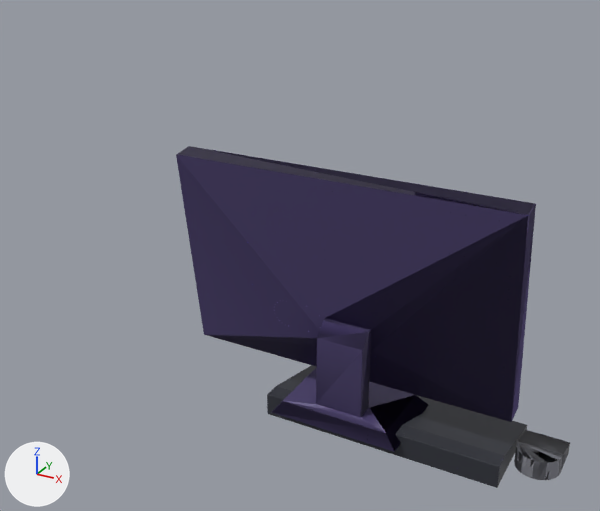
An edit to the glTF model unity/Assets/Art/Cc0/compute-kit/compute-monitor-set/compute-monitor-set.glb, drawn before and after from the same camera.
Both versions are drawn from a 50 mm lens placed at (1.58, -8.06, 5.81), pointed at (-2.5, -0.62, 2.1). Lighting does not change. The marker at lower left points along +X, +Y and +Z. The picture after the commit comes second. Vertices at exactly the same position are counted once.

In view in the first picture: 'mesh_compute-monitor-set'.
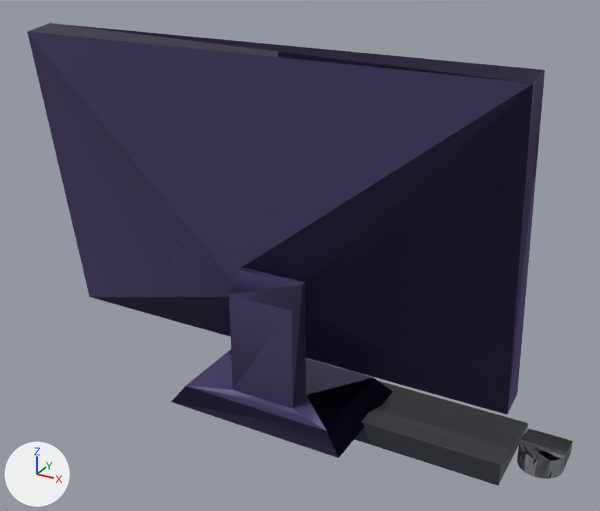
Scene script edits in JSON lines:
```json
{"block": "me_computerscreen", "where": "# used by ob_mesh_compute_monitor_set; location = (0.0, 0.0, 0.0)"}
{"op": "remove", "block": "me_computerscreen", "code": "me_computerscreen.from_pydata(...)  # 406 vertices, 800 faces; spans x -3.93..0.53, y -1.04..0.32, z 0.04..3.16"}
{"op": "add", "block": "me_computerscreen", "code": "me_computerscreen.from_pydata(...)  # 406 vertices, 800 faces; spans x -5.58..0.55, y -1.48..0.36, z 0.04..4.44"}
{"block": "me_computerscreen", "change": "me_computerscreen part 1: the loose piece of 95 vertices spanning x 0.03..0.53, y -0.53..0.32, z 0.04..0.28 is moved by (0.02, 0.04, 0.0)"}
{"block": "me_computerscreen", "change": "me_computerscreen part 2: the loose piece of 241 vertices spanning x -3.93..0.0, y -1.04..0.0, z 0.22..3.16 is scaled about its middle by 1.42, then moved by (-0.82, -0.22, 0.66)"}
{"block": "me_computerscreen", "change": "other edits to the shape of me_computerscreen do not show in these pictures"}
```

Pixel boxes (x1, y1, x2, y2) of what changed, in the pictures (600 x 511 px; the box of a moved part takes in the faces that stretch with it):
```json
{"object": "mesh_compute-monitor-set", "change": "reshaped", "before": [176, 146, 570, 488], "after": [27, 23, 573, 485], "on screen": "38% wider, 35% taller"}
{"part": 1, "of": "me_computerscreen", "change": "moved or reshaped", "before": [514, 430, 570, 480], "after": [517, 429, 573, 479]}
{"part": 2, "of": "me_computerscreen", "change": "moved or reshaped", "before": [176, 146, 536, 452], "after": [27, 23, 545, 458]}
```
